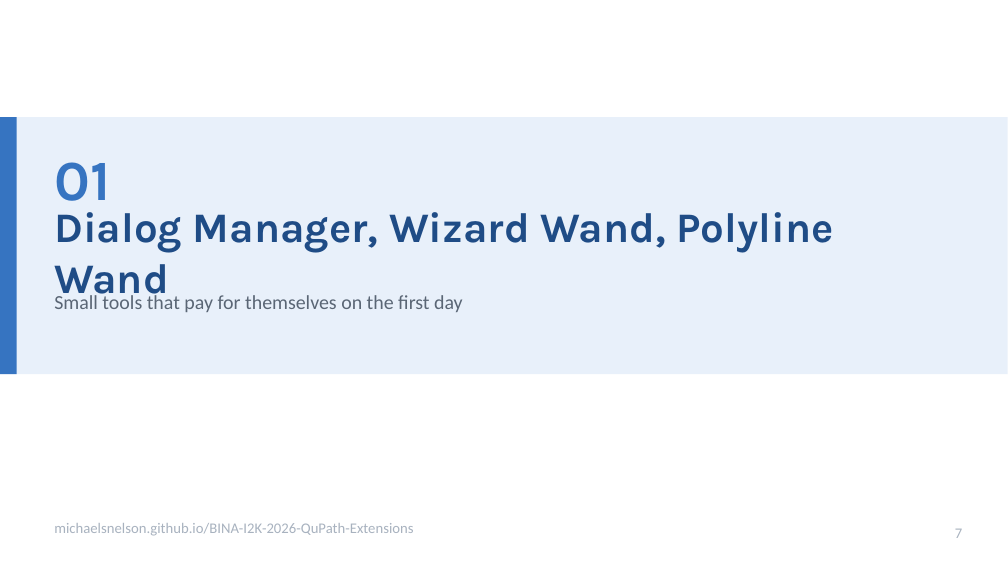
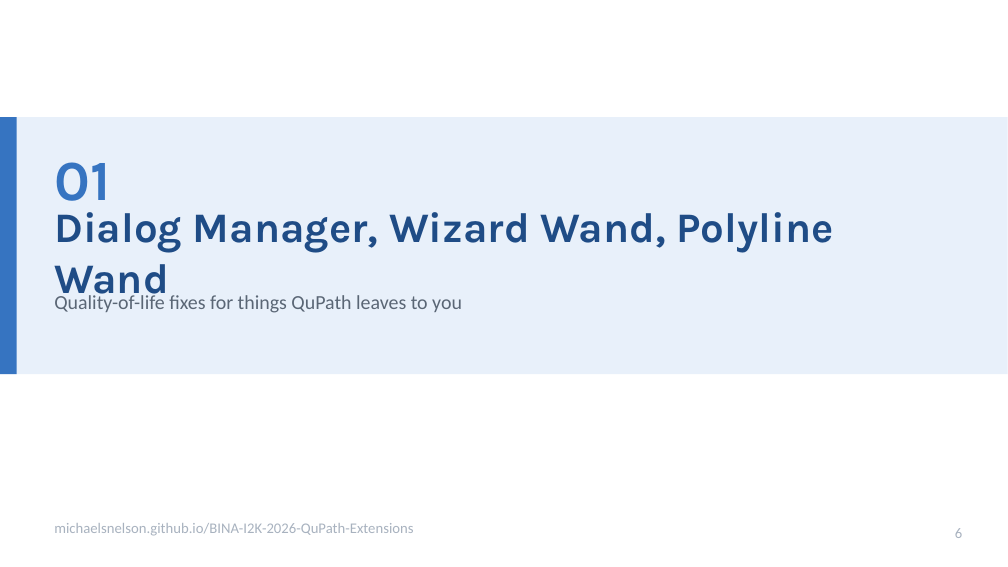
Before and after one commit to MichaelSNelson/BINA-I2K-2026-QuPath-Extensions, a slide deck: slide 6 of I2K_2026_QuPath_Extensions.pptx (slide 7 before the commit). Drawn at 1008x567 pixels with LibreOffice and Linux fonts; fonts in the diff are those of the drawing. Boxes give left, top, right and bottom in pixels: in the first picture for what was removed or moved away, otherwise in the second. Text is boxed around its words. In the diff, an @@ line names an element or a change of style, - is before the commit and + after.

```diff
--- a/I2K_2026_QuPath_Extensions.pptx
+++ b/I2K_2026_QuPath_Extensions.pptx
@@ text at box(54, 292, 462, 313): text changed @@
-Small tools that pay for themselves on the first day
+Quality-of-life fixes for things QuPath leaves to you
@@ text at box(955, 528, 962, 538): text changed @@
-7
+6
```
Also in this commit, not shown: 42 other slides changed, 1 slide removed, 4 other files.
